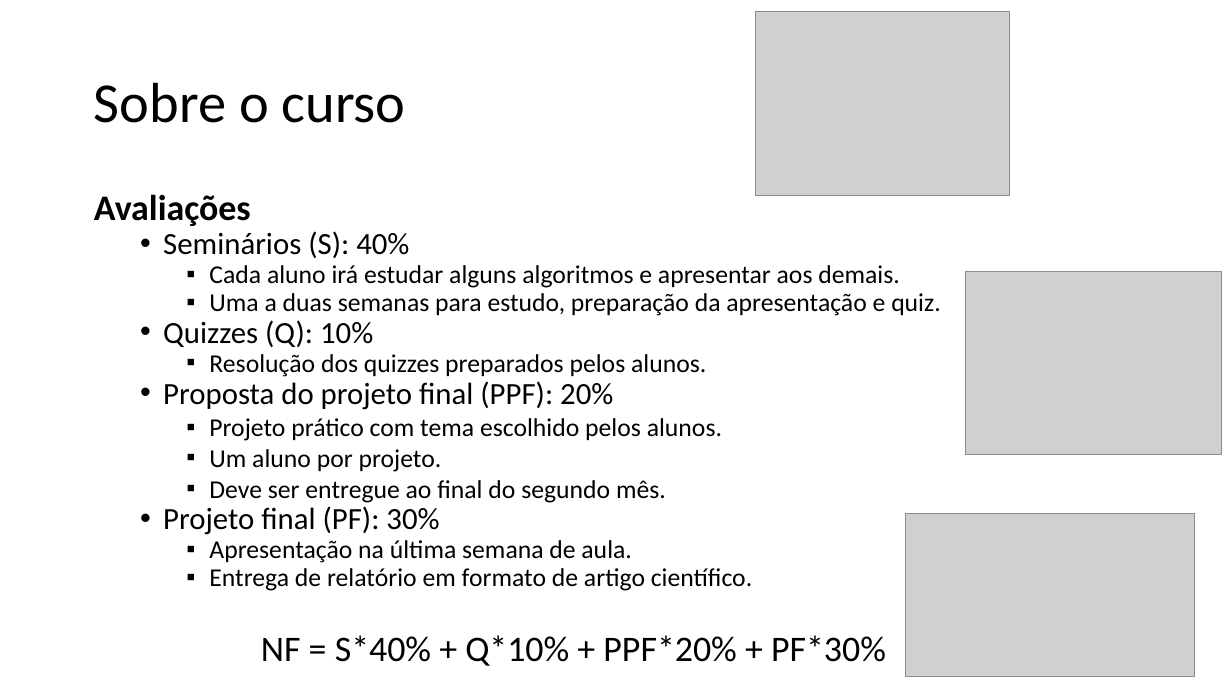
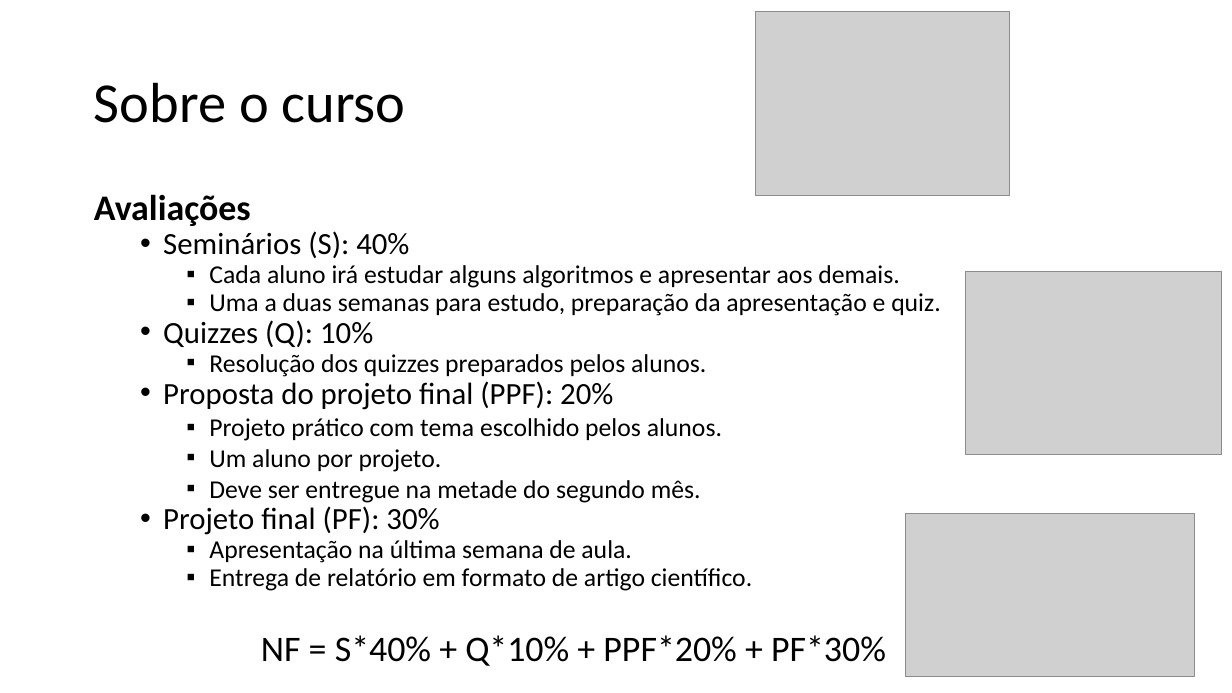
Before and after one commit to zz4fap/tp558-adv-ml, a slide deck: slide 6 of slides/TP558_1_Introdução_ao_curso.pptx. Drawn at 1232x693 pixels with LibreOffice and Linux fonts; fonts in the diff are those of the drawing; grey boxes stand for pictures. Boxes give left, top, right and bottom in pixels: in the first picture for what was removed or moved away, otherwise in the second. Text is boxed around its words. In the diff, an @@ line names an element or a change of style, - is before the commit and + after.

```diff
--- a/slides/TP558_1_Introdução_ao_curso.pptx
+++ b/slides/TP558_1_Introdução_ao_curso.pptx
@@ text at (209, 480, 701, 503): text changed @@
-    ▪ Deve ser entregue ao final do segundo mês.
+    ▪ Deve ser entregue na metade do segundo mês.
```
Also in this commit, not shown: 5 other slides changed, 5 other files.
